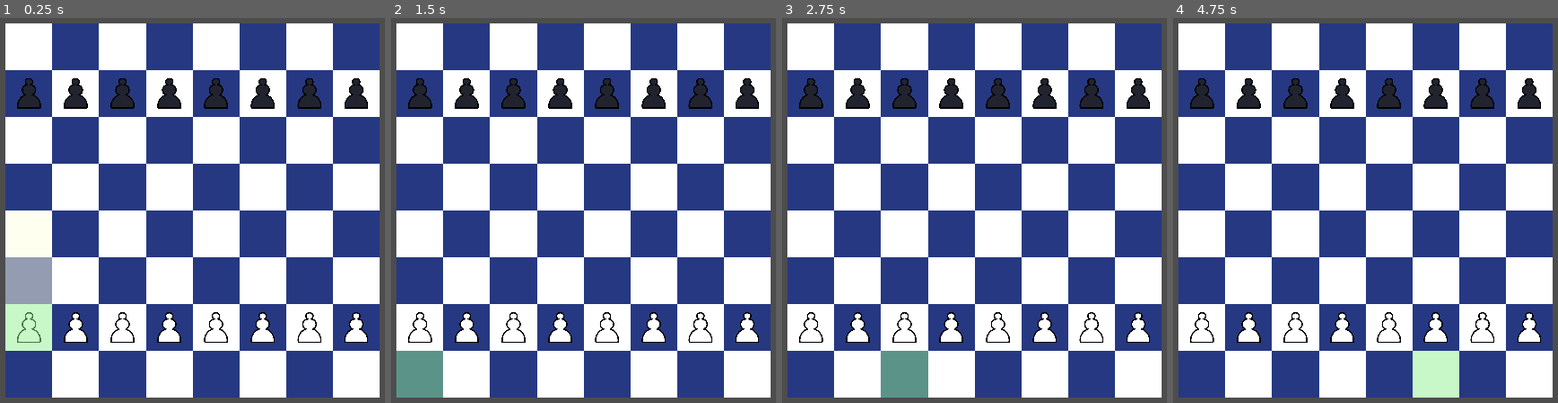
Above: before the commit, frames 1-4 (left to right).
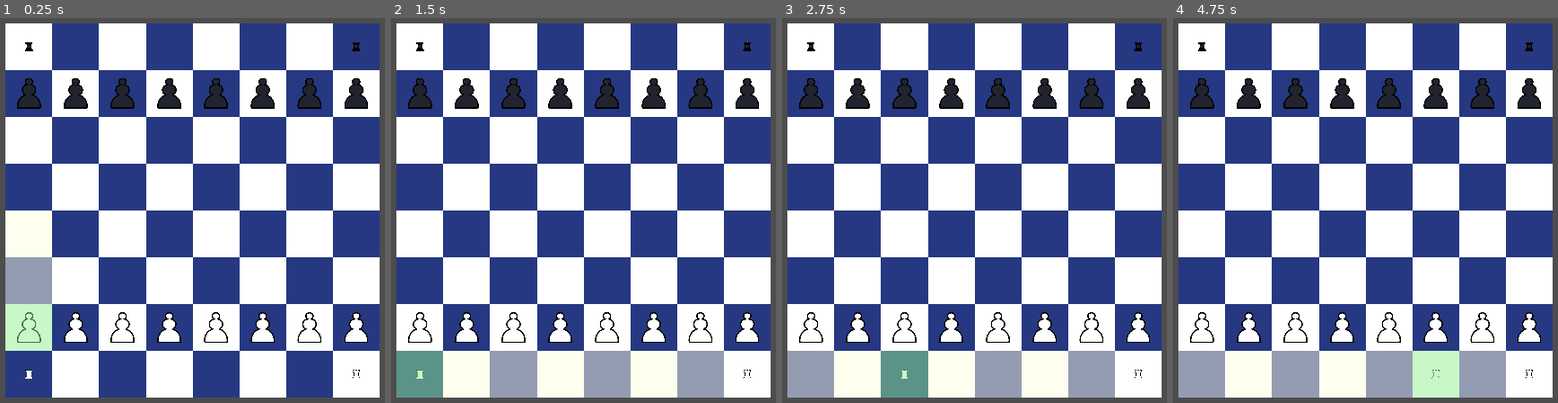
Above: after the commit, the same moments.

Repository: for-i-in-team/chess-plus
Game: Godot game, scene res://scenes/screens/chess_board.tscn
The game is run twice, just before and just after one commit, with the same random seed, the same clock (stepped at 60 frames per second) and the same inputs.
Inputs (mouse positions are in pixels of both pictures, inside the frame that each line leads up to):
- Up to frame 1 (0.25 s): no input
- Up to frame 2 (1.5 s): tap Enter at 0.5 s; move the mouse to (421, 376) at 0.52 s; click (421, 376) at 0.67 s; tap Space at 1.25 s; move the mouse to (468, 376) at 1.27 s; click (468, 376) at 1.42 s
- Up to frame 3 (2.75 s): tap Enter at 2 s; move the mouse to (905, 376) at 2.02 s; click (905, 376) at 2.17 s
- Up to frame 4 (4.75 s): tap Space at 2.75, 4.25 s; move the mouse to (1342, 376) at 2.77 s; click (1342, 376) at 2.92 s; tap Enter at 3.5 s; move the mouse to (1388, 376) at 3.52 s; click (1388, 376) at 3.67 s; move the mouse to (1434, 376) at 4.27 s; click (1434, 376) at 4.42 s

The runs differ from the first frame. In frame 1, 0.1% of the frame differs, in the area x 6-94%, y 6-94%; in frame 2, 4.6%; in frame 3, 4.5%; in frame 4, 6.0%, in the area x 1-94%, y 6-99%.

Commit message:
Add rook

Diff:
--- a/scripts/model/traditional_pieces.gd
+++ b/scripts/model/traditional_pieces.gd
@@ -78,14 +78,48 @@
 		if turn_color == color:
 			en_passantable_coords = []
 
+class Rook:
+	extends ChessPiece
+
+	func _init(_color:ChessPiece.PieceColor):
+		super._init("Rook", _color, 1)
+
+	func get_valid_moves(board: ChessBoard, current_square: ChessBoard.Square) -> Array[ChessBoard.Square]:
+		var valid:Array[ChessBoard.Square] = []
+		var directions:Array[Vector2] = [Vector2(1,0), Vector2(-1,0), Vector2(0,1), Vector2(0,-1)]
+		for direction in directions:
+			var new_square : ChessBoard.Square = board.get_square(current_square.coordinates + direction)
+			while new_square != null and new_square.piece == null:
+				valid.append(new_square)
+				new_square = board.get_square(new_square.coordinates + direction)
+			if new_square != null and new_square.piece == null:
+				valid.append(new_square)
+		return valid
+
+	func get_valid_takes(board:ChessBoard, current_square:ChessBoard.Square):
+		var valid:Array[ChessBoard.Square] = []
+		var directions:Array[Vector2] = [Vector2(1,0), Vector2(-1,0), Vector2(0,1), Vector2(0,-1)]
+		for direction in directions:
+			var new_square : ChessBoard.Square = board.get_square(current_square.coordinates + direction)
+			while new_square != null and new_square.piece == null:
+				new_square = board.get_square(new_square.coordinates + direction)
+			if new_square != null and new_square.piece != null and new_square.piece.color != color:
+				valid.append(new_square)
+		return valid
 
 
 static func get_traditional_board_setup():
 	var board:ChessBoard = ChessBoard.new(Vector2(8,8))
 
-	#Pawns
+	# Pawns
 	for i in range(8):
 		board.get_square(Vector2(i,6)).piece = Pawn.new(ChessPiece.PieceColor.black)
 		board.get_square(Vector2(i,1)).piece = Pawn.new(ChessPiece.PieceColor.white)
 
+	# Rooks
+	board.get_square(Vector2(0,7)).piece = Rook.new(ChessPiece.PieceColor.black)
+	board.get_square(Vector2(7,7)).piece = Rook.new(ChessPiece.PieceColor.black)
+	board.get_square(Vector2(0,0)).piece = Rook.new(ChessPiece.PieceColor.white)
+	board.get_square(Vector2(7,0)).piece = Rook.new(ChessPiece.PieceColor.white)
+
 	return board
Binary file added: resources/pieces/rook.png
Not shown, added: resources/pieces/rook.png.import
